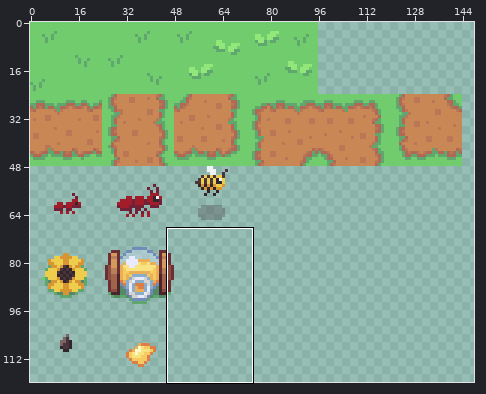
Two versions of one sprite sheet, assets/spritesheet.png. Above: a wide view before the commit, with the close-up outlined.
Close-up. First the earlier version:
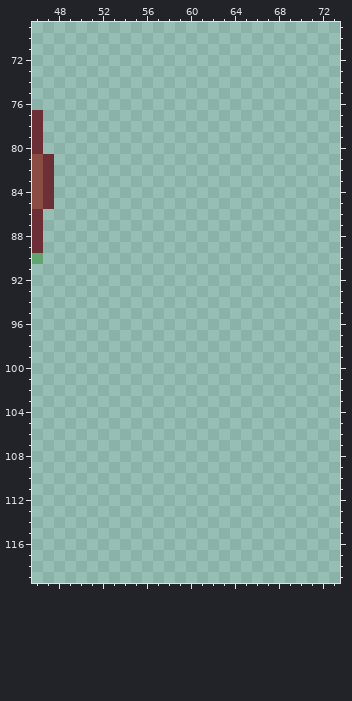
The file is 192x192 pixels. Shown: x 46..73, y 69..119. The wide view leaves out empty margins.
The result:
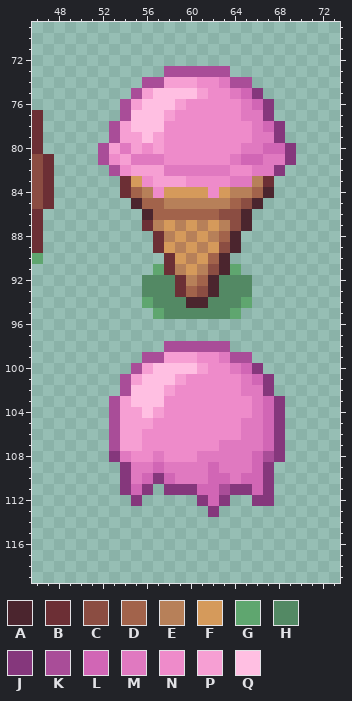
Palette (. is transparent): A #4b252e  B #6c2f35  C #8b4d42  D #a2634b  E #b78059  F #d59a5b  G #5fa66f  H #538964  J #85377c  K #a94d98  L #d166b5  M #e079c0  N #ee8bca  P #f69fd3  Q #ffbfe2
Change:
@@ x 46..73 @@
  72 ............................
- 73 ............................
- 74 ............................
- 75 ............................
- 76 ............................
- 77 B...........................
- 78 B...........................
- 79 B...........................
- 80 B...........................
- 81 CB..........................
- 82 CB..........................
- 83 CB..........................
- 84 CB..........................
- 85 CB..........................
- 86 B...........................
- 87 B...........................
- 88 B...........................
- 89 B...........................
- 90 G...........................
- 91 ............................
- 92 ............................
- 93 ............................
- 94 ............................
- 95 ............................
+ 73 ............KKKKKK..........
+ 74 ..........KKPPPNNMKK........
+ 75 .........KPQQQQPNNMLJ.......
+ 76 ........KPQQQPNNNNNMLJ......
+ 77 B.......KQQQPNNNNNNMMJ......
+ 78 B......KPQQQNNNNNNNNMLJ.....
+ 79 B......KPPQPNNNNNNNNMMJ.....
+ 80 B.....KPMPNPNNNNNNNMMLLJ....
+ 81 CB....KNPMMMNNNNNNMLLMMJ....
+ 82 CB.....KNPPPMMMMMMNNMMJ.....
+ 83 CB......BFNPPPNNNNMMEB......
+ 84 CB......BDENFFFFNFEEDA......
+ 85 CB.......ADDEEEEEEDCA.......
+ 86 B.........ADDDDDDCCA........
+ 87 B.........BEFEFEFECA........
+ 88 B..........BEFEFEDA.........
+ 89 B..........BFEFEFCA.........
+ 90 G...........BFEFDA..........
+ 91 ...........GBEFECAG.........
+ 92 ..........HHHBEDAHHH........
+ 93 ..........HHHBDCAHHH........
+ 94 ..........GHHHAAHHHG........
+ 95 ...........GHHHHHHG.........
  96 ............................
  97 ............................
- 98 ............................
- 99 ............................
-100 ............................
-101 ............................
-102 ............................
-103 ............................
-104 ............................
-105 ............................
-106 ............................
-107 ............................
-108 ............................
-109 ............................
-110 ............................
-111 ............................
-112 ............................
-113 ............................
+ 98 ............KKKKKK..........
+ 99 ..........KKPPPNNMKK........
+100 .........KPQQQQPNNMLJ.......
+101 ........KPQQQPNNNNNMLJ......
+102 ........KQQQPNNNNNNMMJ......
+103 .......KPQQQNNNNNNNNMLJ.....
+104 .......KPPQPNNNNNNNNMLJ.....
+105 .......KPPPNNNNNNNNMMLJ.....
+106 .......KPPNNNNNNNNNMMLJ.....
+107 .......KPPNNNNNNNMMMMLJ.....
+108 .......JMNNMNNNMMMMMLKJ.....
+109 ........JMMLMMMMLMMMLJ......
+110 ........JMLJLMMMLLMLLJ......
+111 ........JLJ.JJJLLKJJLJ......
+112 .........J.....JLJ..JJ......
+113 ................J...........
 114 ............................
Where, in picture pixels (left, top, right, bottom), the same in both close-ups:
added: (98, 66, 296, 517)
